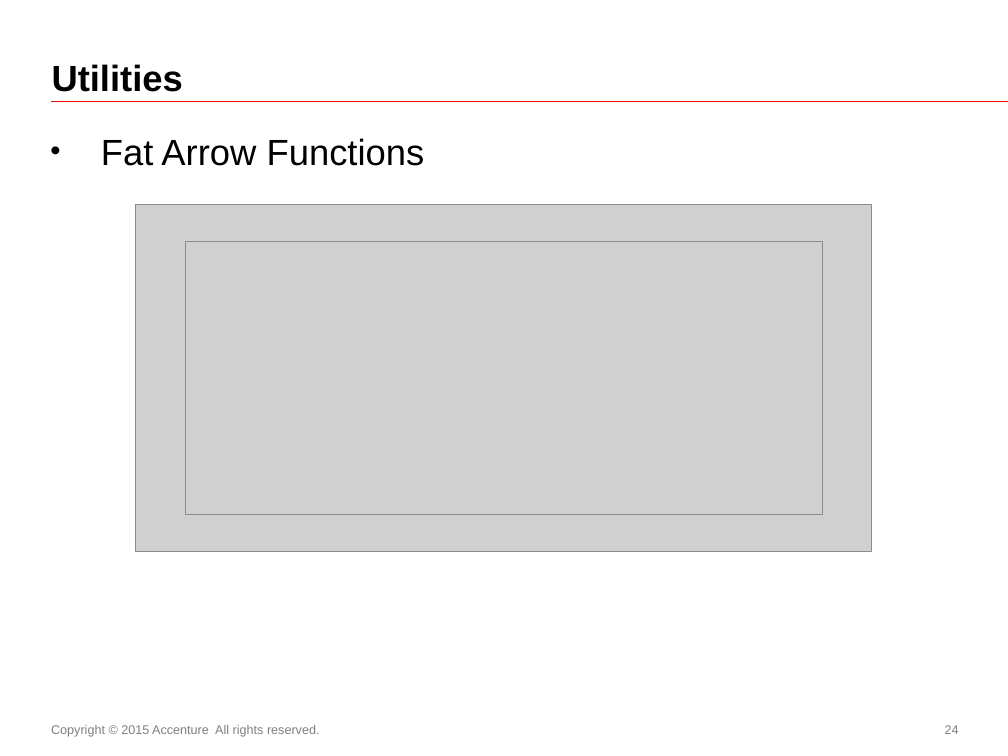
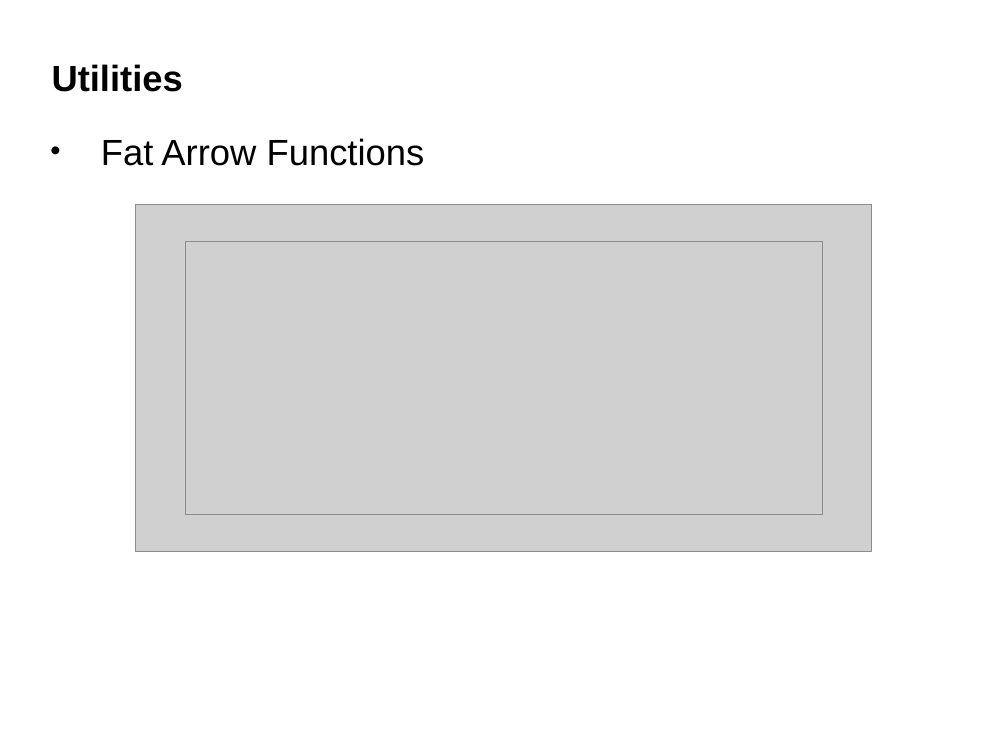
Before and after one commit to dhamijashashank/Angular_4, a slide deck: slide 24 of Angular Traning Data/presentation/01-01 Angular JS v 3.0.pptx. Drawn at 1008x756 pixels with LibreOffice and Linux fonts; fonts in the diff are those of the drawing; grey boxes stand for pictures. Boxes give left, top, right and bottom in pixels: in the first picture for what was removed or moved away, otherwise in the second. Text is boxed around its words. In the diff, an @@ line names an element or a change of style, - is before the commit and + after.

```diff
--- a/Angular Traning Data/presentation/01-01 Angular JS v 3.0.pptx
+++ b/Angular Traning Data/presentation/01-01 Angular JS v 3.0.pptx
@@ line removed from (51, 102) to (1008, 102) @@
@@ text removed at (x1=51, y1=725, x2=320, y2=737) @@
-Copyright © 2015 Accenture All rights reserved.
@@ page number removed at (x1=945, y1=725, x2=959, y2=734) @@
-24
```
Also in this commit, not shown: 72 other slides changed, 4 other files.
